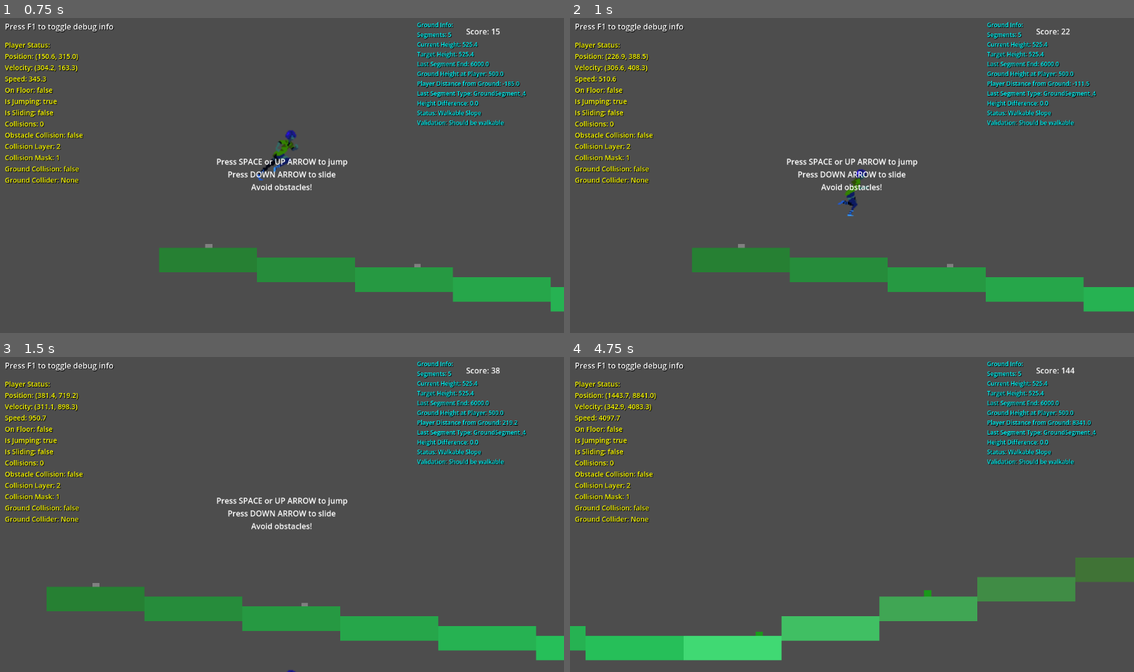
Above: before the commit, frames 1-4 (two rows, left to right).
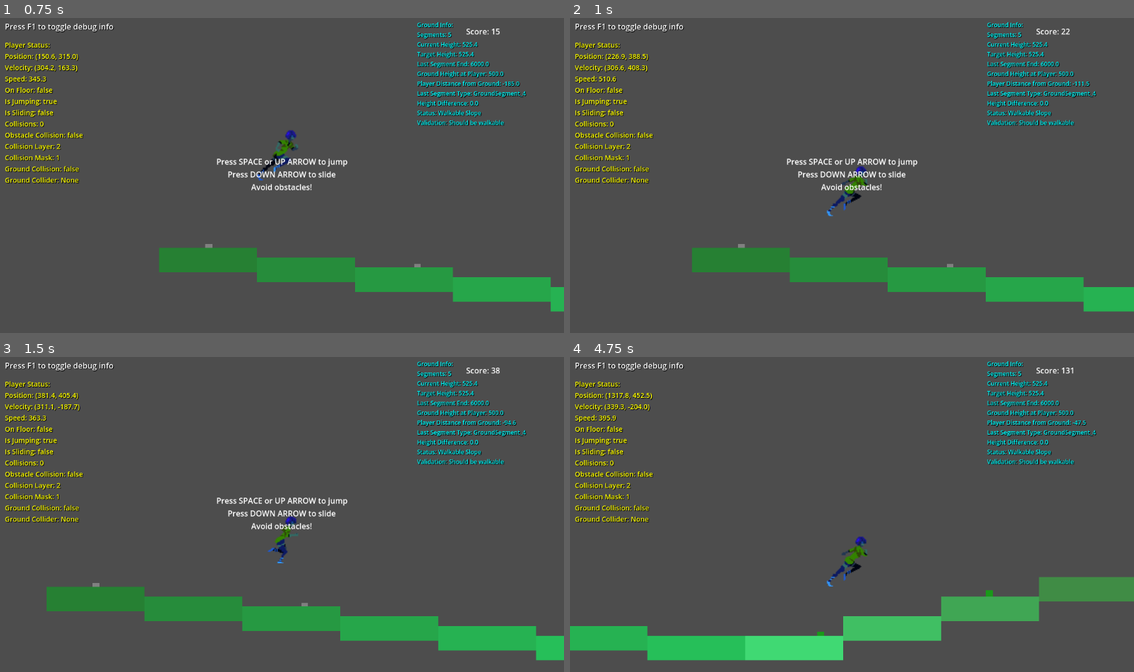
Above: after the commit, the same moments.

Repository: DeweyHur/meme_runner
Game: Godot game, scene res://scenes/MainMenu.tscn
The game is run twice, just before and just after one commit, with the same random seed, the same clock (stepped at 60 frames per second) and the same inputs.
Inputs:
- Up to frame 1 (0.75 s): click "Start Game" at 0.5 s
- Up to frame 2 (1 s): no input
- Up to frame 3 (1.5 s): tap Space (jump) at 1.25 s; hold Up (ui_up) from 1.28 s (still down); hold Shift (slide) from 1.28 s (still down)
- Up to frame 4 (4.75 s): tap Space (jump) at 1.52, 2, 2.27, 2.75, 3.5, 3.77, 4.52 s; release Shift (slide) at 2.03 s; tap Shift (slide) at 2.1, 3.6 s; release Up (ui_up) at 2.78 s; hold Down (ui_down) 2.78-3.53 s; hold Shift (slide) 2.78-3.53 s; hold Up (ui_up) from 3.53 s (still down); tap F at 4.25 s; hold Shift (slide) from 4.28 s (still down)

Frame 1 is identical in both runs. In frame 2, 0.3% of the frame differs, in the area x 45-53%, y 47-64%; in frame 3, 0.4%; in frame 4, 8.2%, in the area x 2-100%, y 3-97%.

Commit message:
Fix collision shape positioning to prevent player falling through ground

Diff:
--- a/scenes/Player.tscn
+++ b/scenes/Player.tscn
@@ -59,7 +59,7 @@
 sprite_frames = SubResource("SpriteFrames_jfpux")
 animation = &"run"
 autoplay = "run"
-frame_progress = 0.733315
+frame_progress = 0.882438
 
 [node name="Camera2D" type="Camera2D" parent="."]
 position_smoothing_enabled = true
--- a/scripts/ProceduralGround.gd
+++ b/scripts/ProceduralGround.gd
@@ -180,11 +180,6 @@
 				if child is CollisionShape2D:
 					# Ensure collision shape is valid
 					if child.shape:
-						# Check if collision position is correct (should be at top surface)
-						var expected_y = piece.position.y - ground_height
-						if abs(child.position.y - expected_y) > 1.0:
-							print("Fixing collision position for piece %d in segment %s" % [i, segment.name])
-							child.position.y = expected_y
 						print("Validated ground piece %d in segment %s" % [i, segment.name])
 
 func create_ground_segment(length: int, terrain_type: String) -> Node2D:
@@ -218,7 +213,8 @@
 	shape.size = Vector2(segment_width, ground_height)
 	collision.shape = shape
 	# Position collision shape so the top surface is at piece_height
-	collision.position = Vector2(0, piece_height - ground_height)
+	# The collision shape extends downward from piece_height by ground_height
+	collision.position = Vector2(0, piece_height - ground_height/2)
 	ground_piece.add_child(collision)
 
 	# Create visual representation
